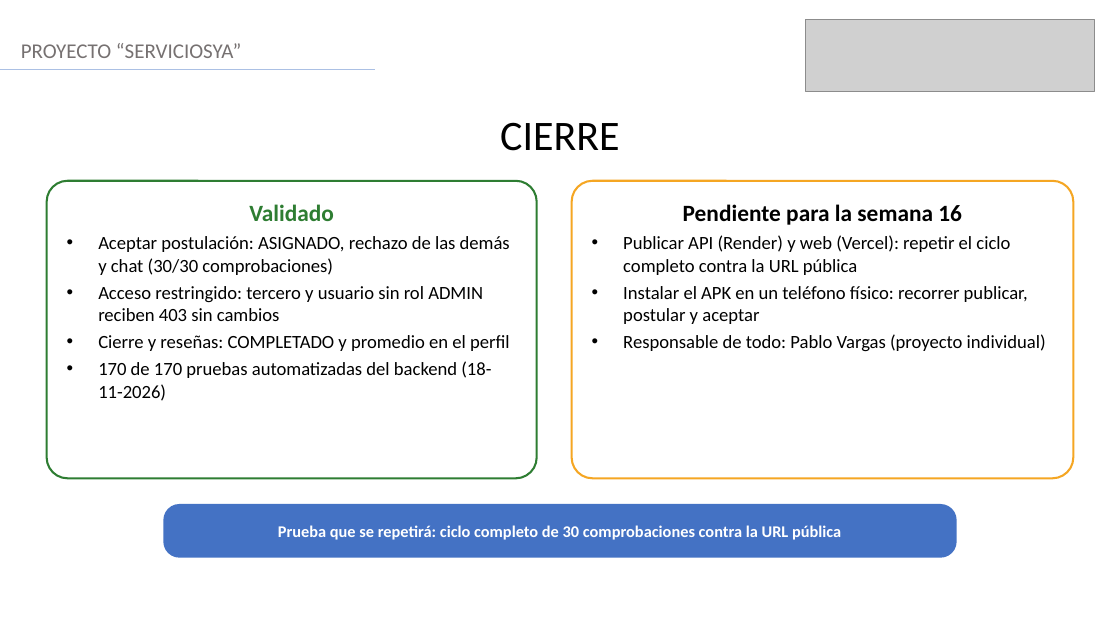
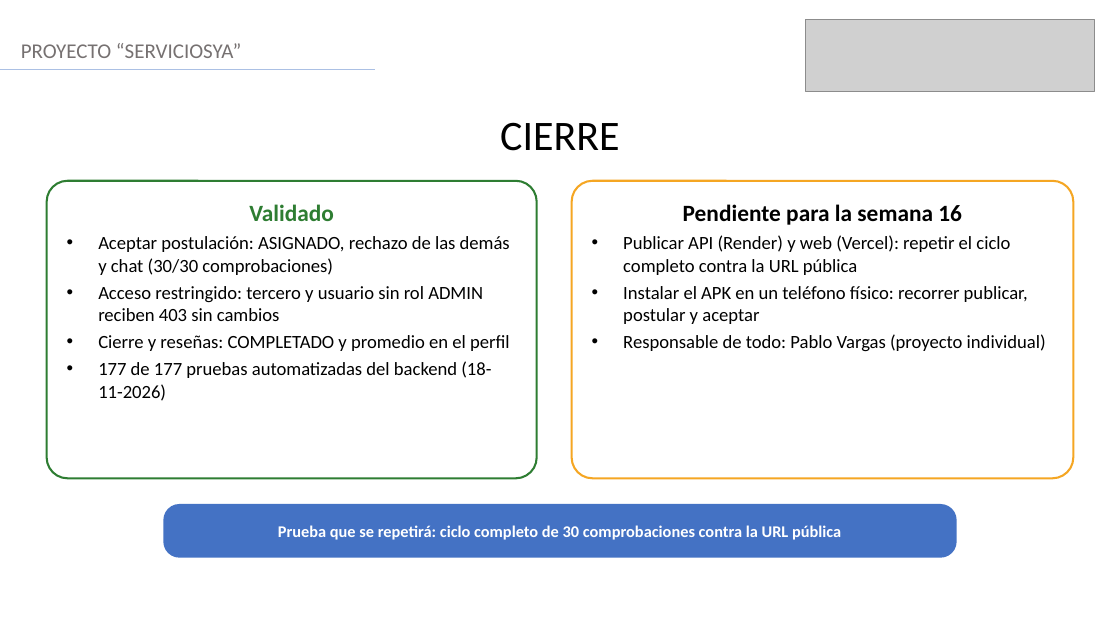
Before and after one commit to PabloVargass/2026_2_MA_CAPSOTONE_IN03_Vargas_P, a slide deck: slide 3 of Fase 3/Evidencias Grupales/Mini_Presentacion_Semana15_ServiciosYa.pptx. Drawn at 1120x630 pixels with LibreOffice and Linux fonts; fonts in the diff are those of the drawing; grey boxes stand for pictures. Boxes give left, top, right and bottom in pixels: in the first picture for what was removed or moved away, otherwise in the second. Text is boxed around its words. In the diff, an @@ line names an element or a change of style, - is before the commit and + after.

```diff
--- a/Fase 3/Evidencias Grupales/Mini_Presentacion_Semana15_ServiciosYa.pptx
+++ b/Fase 3/Evidencias Grupales/Mini_Presentacion_Semana15_ServiciosYa.pptx
@@ text in rounded rectangle at [98,361,491,401]: text changed @@
-• 170 de 170 pruebas automatizadas del backend (18-11-2026)
+• 177 de 177 pruebas automatizadas del backend (18-11-2026)
```
Also in this commit, not shown: 3 other files.
